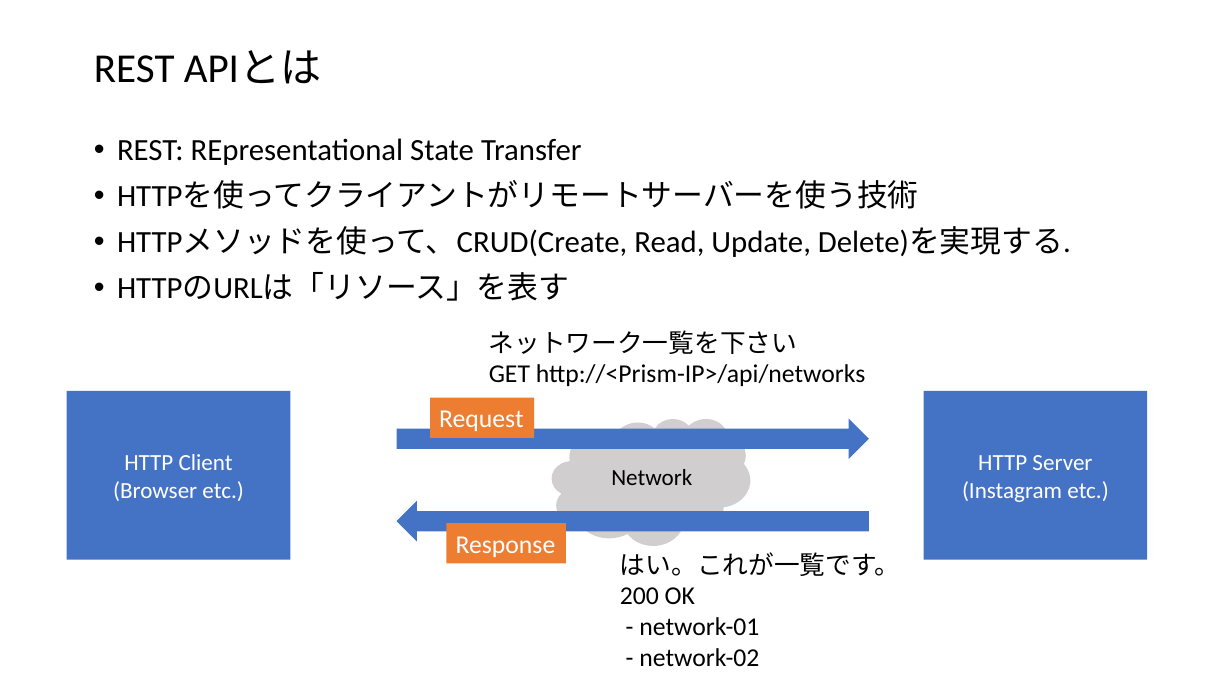
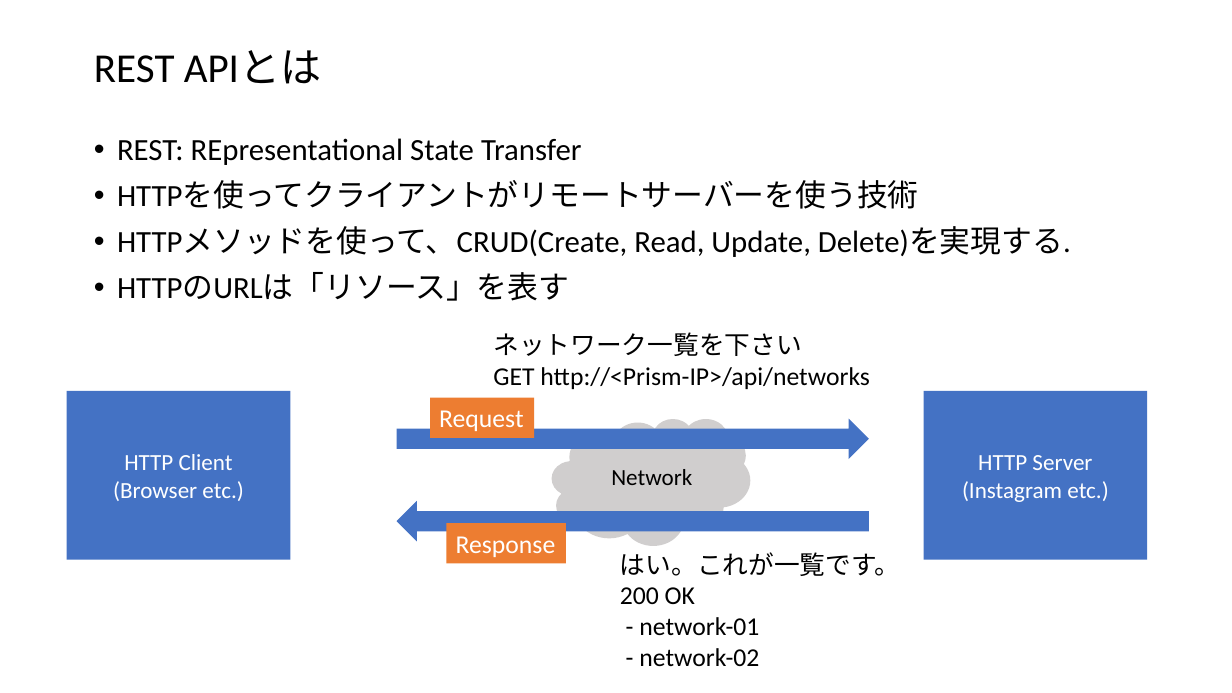
Before and after one commit to yuichi110/nutanix_restapi_bootcamp, a slide deck: slide 12 of lesson01.pptx. Drawn at 1232x693 pixels with LibreOffice and Linux fonts; fonts in the diff are those of the drawing. Boxes give left, top, right and bottom in pixels: in the first picture for what was removed or moved away, otherwise in the second. Text is boxed around its words. In the diff, an @@ line names an element or a change of style, - is before the commit and + after.

```diff
--- a/lesson01.pptx
+++ b/lesson01.pptx
@@ text "ネットワーク一覧を下さい": place and size @@
-text "ネットワーク一覧を下さい" at (489,330,866,386)
+text "ネットワーク一覧を下さい" at (493,332,870,389)
```
Also in this commit, not shown: 13 other slides changed, 4 slides added, 7 other files.
